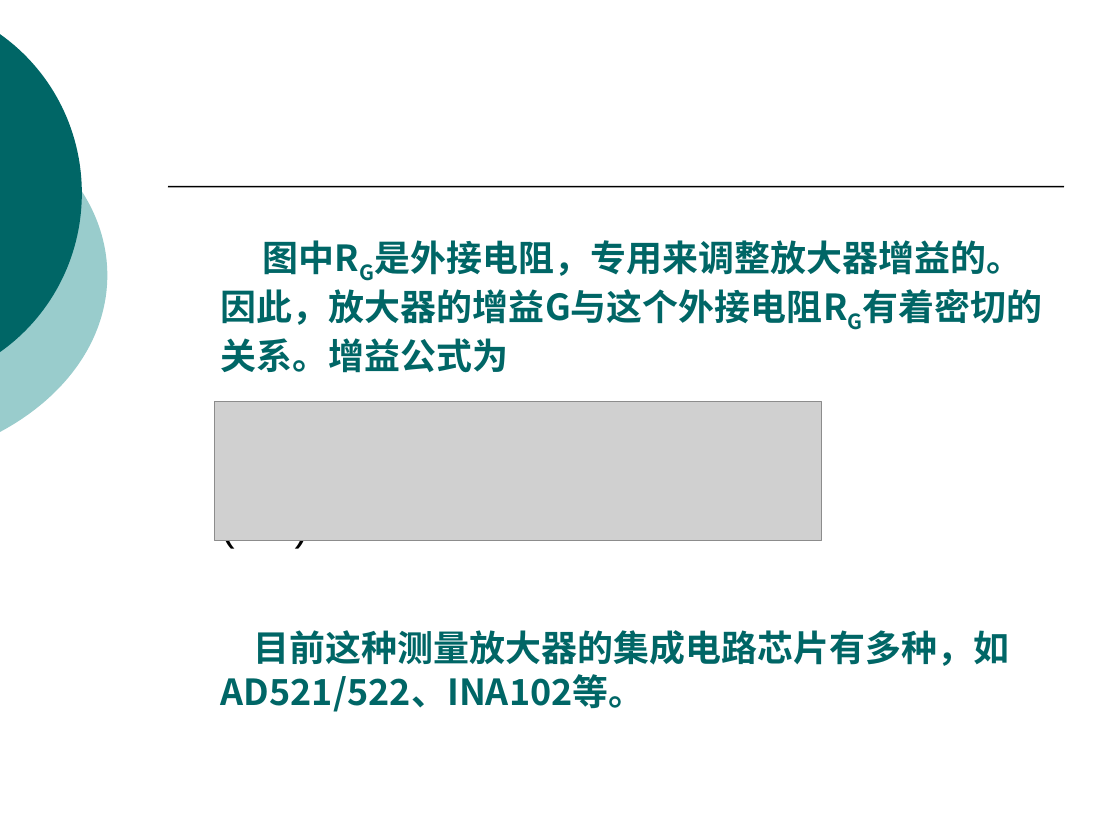
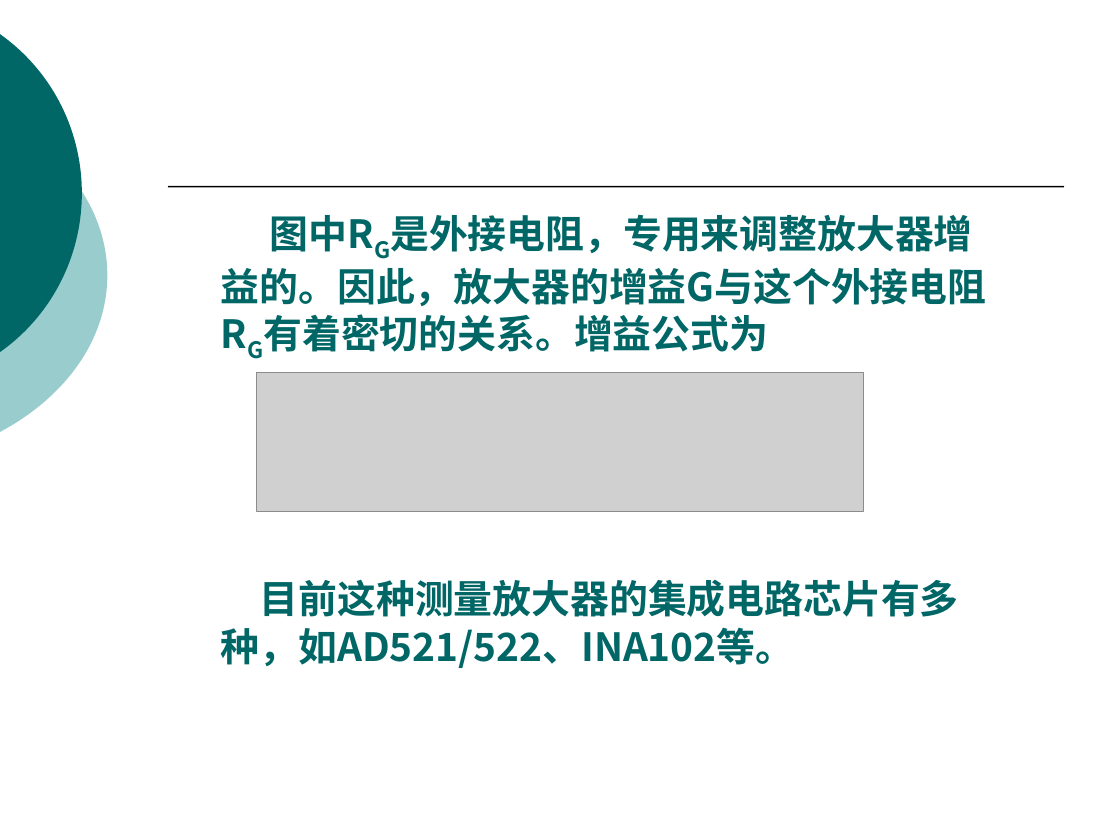
Before and after one commit to origin2007/computer_system, a slide deck: slide 25 of 02模拟输入.ppt. Drawn at 1120x840 pixels with LibreOffice and Linux fonts; fonts in the diff are those of the drawing; grey boxes stand for pictures. Boxes give left, top, right and bottom in pixels: in the first picture for what was removed or moved away, otherwise in the second. Text is boxed around its words. In the diff, an @@ line names an element or a change of style, - is before the commit and + after.

```diff
--- a/02模拟输入.ppt
+++ b/02模拟输入.ppt
@@ text "图中RG是外接电阻，专用来调整放大器增益的。因此，放大器的增益G与这个外接电阻RG有着密切的关系。增益公式为": place and size @@
-text "图中RG是外接电阻，专用来调整放大器增益的。因此，放大器的增益G与这个外接电阻RG有着密切的关系。增益公式为" at (221,240,1022,712)
+text "图中RG是外接电阻，专用来调整放大器增益的。因此，放大器的增益G与这个外接电阻RG有着密切的关系。增益公式为" at (221,214,987,668)
@@ text "图中RG是外接电阻，专用来调整放大器增益的。因此，放大器的增益G与这个外接电阻RG有着密切的关系。增益公式为" at (221,214,987,668): size 23.1 to 25 pt @@
@@ picture: place and size @@
-picture at (215,401,822,540)
+picture at (256,372,864,511)
@@ text at (221,540,309,549): paragraph removed @@
-(3-2)
```
Also in this commit, not shown: 51 other slides changed, 4 slides added, 9 slides removed, 1 other file.
